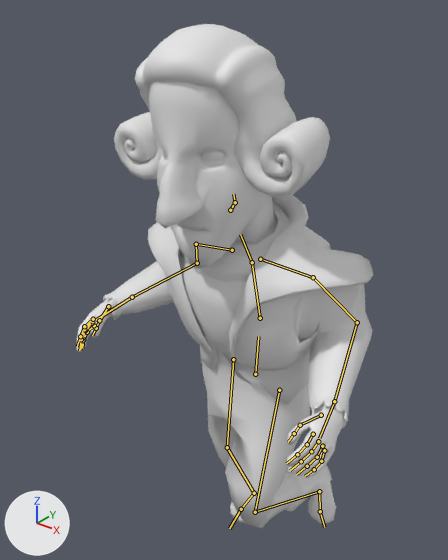
The FBX model Assets/Models/pasquale.fbx, before and after one commit.
Before and after are seen from a camera (50 mm lens) standing at (3.76, -5.44, 7.63) and looking at (-0.4, -0.25, 4.41). The axes (+X, +Y, +Z) are drawn at lower left. The lights are the same throughout. Both versions are drawn at frame 1 of the action 'root|h_RUNTOREMAP'; the numbers are the values there. The bones that bend it are drawn over the model as lines. Materials are left out; every surface is plain grey.

Names of what the first picture shows: 'LOW'.
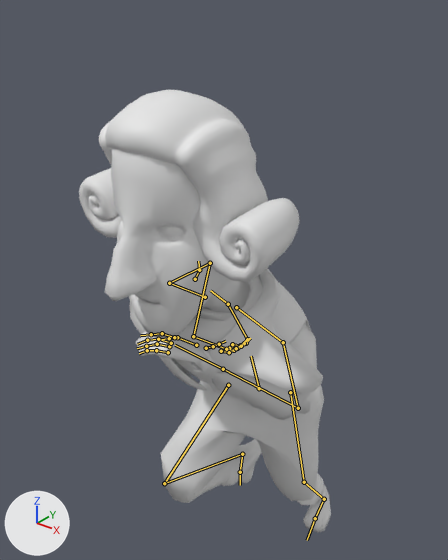
Pixel boxes (x1, y1, x2, y2) of what changed, in the pictures (448 x 560 px):
```json
{"object": "LOW", "change": "posed", "before": [76, 24, 373, 528], "after": [79, 90, 331, 533], "on screen": "15% narrower, 12% shorter"}
{"object": "LOW.001", "change": "now drawn", "after": [129, 268, 323, 414]}
{"bone": "root.x", "before": "(255, 374) to (258, 336)", "after": "(259, 388) to (251, 356)"}
{"bone": "thigh_stretch.l", "before": "(279, 390) to (255, 512)", "after": "(290, 392) to (304, 482)"}
{"bone": "leg_stretch.l", "before": "(255, 512) to (319, 491)", "after": "(304, 482) to (324, 499)"}
{"bone": "foot.l", "before": "(319, 491) to (320, 511)", "after": "(324, 499) to (315, 518)"}
{"bone": "thigh_stretch.r", "before": "(233, 359) to (227, 447)", "after": "(228, 385) to (164, 483)"}
{"bone": "leg_stretch.r", "before": "(227, 447) to (254, 493)", "after": "(164, 483) to (242, 454)"}
{"bone": "foot.r", "before": "(254, 493) to (241, 509)", "after": "(242, 454) to (240, 472)"}
{"bone": "spine_01.x", "before": "(260, 318) to (252, 262)", "after": "(247, 339) to (228, 304)"}
{"bone": "neck.x", "before": "(230, 210) to (235, 202)", "after": "(195, 279) to (199, 270)"}
{"bone": "head.x", "before": "(235, 202) to (233, 194)", "after": "(199, 270) to (198, 261)"}
{"bone": "shoulder.r", "before": "(232, 250) to (196, 244)", "after": "(205, 297) to (169, 283)"}
{"bone": "arm_stretch.r", "before": "(196, 244) to (197, 263)", "after": "(169, 283) to (210, 263)"}
{"bone": "forearm_stretch.r", "before": "(197, 263) to (132, 297)", "after": "(210, 263) to (193, 336)"}
{"bone": "hand.r", "before": "(132, 297) to (95, 320)", "after": "(193, 336) to (224, 348)"}
{"bone": "shoulder.l", "before": "(260, 259) to (313, 277)", "after": "(236, 307) to (283, 342)"}
{"bone": "arm_stretch.l", "before": "(313, 277) to (357, 322)", "after": "(283, 342) to (298, 408)"}
{"bone": "forearm_stretch.l", "before": "(357, 322) to (334, 401)", "after": "(298, 408) to (223, 369)"}
{"bone": "hand.l", "before": "(334, 401) to (319, 438)", "after": "(223, 369) to (175, 345)"}
```

Scene script edits in JSON lines:
```json
{"block": "bone_root_x", "where": "bone_root_x = bpy.data.objects['root'].pose.bones['root.x']"}
{"op": "set", "path": "bone_root_x.location", "old": "(-2.0, -14.0, 25.0)", "new": "(3.0, -34.0, 21.0)"}
{"op": "set", "path": "bone_root_x.rotation_quaternion", "old": "(0.994, 0.065, -0.088, -0.023)", "new": "(0.971, 0.182, 0.137, 0.07)", "note": "degrees (8, -10, -3) -> degrees (23, 14, 11)"}
{"block": "bone_thigh_stretch_l", "where": "bone_thigh_stretch_l = bpy.data.objects['root'].pose.bones['thigh_stretch.l']  # child of 'root.x'"}
{"op": "set", "path": "bone_thigh_stretch_l.rotation_quaternion", "old": "(0.824, 0.2, -0.497, -0.183)", "new": "(0.861, 0.035, -0.499, -0.092)", "note": "degrees (50, -48, -49) -> degrees (17, -59, -22)"}
{"block": "bone_leg_stretch_l", "where": "bone_leg_stretch_l = bpy.data.objects['root'].pose.bones['leg_stretch.l']  # child of 'thigh_stretch.l'"}
{"op": "set", "path": "bone_leg_stretch_l.rotation_quaternion", "old": "(0.693, 0.033, 0.009, 0.72)", "new": "(0.953, 0.025, 0.023, 0.302)", "note": "degrees (3, -2, 92) -> degrees (4, 2, 35)"}
{"block": "bone_foot_l", "where": "bone_foot_l = bpy.data.objects['root'].pose.bones['foot.l']  # child of 'leg_stretch.l'"}
{"op": "set", "path": "bone_foot_l.rotation_quaternion", "old": "(0.895, 0.038, 0.214, -0.389)", "new": "(0.798, 0.25, 0.07, -0.543)", "note": "degrees (-6, 24, -48) -> degrees (20, 23, -64)"}
{"block": "bone_thigh_stretch_r", "where": "bone_thigh_stretch_r = bpy.data.objects['root'].pose.bones['thigh_stretch.r']  # child of 'root.x'"}
{"op": "set", "path": "bone_thigh_stretch_r.rotation_quaternion", "old": "(0.901, 0.039, 0.431, 0.02)", "new": "(0.68, 0.371, 0.532, 0.342)", "note": "degrees (8, 51, 6) -> degrees (80, 28, 77)"}
{"block": "bone_leg_stretch_r", "where": "bone_leg_stretch_r = bpy.data.objects['root'].pose.bones['leg_stretch.r']  # child of 'thigh_stretch.r'"}
{"op": "set", "path": "bone_leg_stretch_r.rotation_quaternion", "old": "(0.98, -0.013, 0.014, -0.197)", "new": "(0.56, -0.019, 0.001, -0.828)", "note": "degrees (-2, 1, -23) -> degrees (-1, -2, -112)"}
{"block": "bone_foot_r", "where": "bone_foot_r = bpy.data.objects['root'].pose.bones['foot.r']  # child of 'leg_stretch.r'"}
{"op": "set", "path": "bone_foot_r.rotation_quaternion", "old": "(0.853, 0.202, -0.079, 0.474)", "new": "(0.825, 0.179, -0.327, 0.424)", "note": "degrees (17, -19, 55) -> degrees (1, -44, 54)"}
{"block": "bone_spine_01_x", "where": "bone_spine_01_x = bpy.data.objects['root'].pose.bones['spine_01.x']  # child of 'root.x'"}
{"op": "set", "path": "bone_spine_01_x.rotation_quaternion", "old": "(0.995, 0.081, 0.064, 0.012)", "new": "(0.982, 0.141, -0.122, -0.032)", "note": "degrees (9, 7, 2) -> degrees (17, -13, -6)"}
{"block": "bone_neck_x", "where": "bone_neck_x = bpy.data.objects['root'].pose.bones['neck.x']  # child of 'spine_02.x'"}
{"op": "set", "path": "bone_neck_x.rotation_quaternion", "old": "(0.998, 0.034, 0.011, 0.042)", "new": "(0.998, -0.054, 0.017, -0.017)", "note": "degrees (4, 1, 5) -> degrees (-6, 2, -2)"}
{"block": "bone_head_x", "where": "bone_head_x = bpy.data.objects['root'].pose.bones['head.x']  # child of 'neck.x'"}
{"op": "set", "path": "bone_head_x.rotation_quaternion", "old": "(0.994, -0.103, 0.023, 0.008)", "new": "(0.976, -0.213, -0.031, 0.041)", "note": "degrees (-12, 3, 1) -> degrees (-25, -2, 5)"}
{"block": "bone_shoulder_r", "where": "bone_shoulder_r = bpy.data.objects['root'].pose.bones['shoulder.r']  # child of 'spine_02.x'"}
{"op": "set", "path": "bone_shoulder_r.rotation_quaternion", "old": "(0.995, 0.086, -0.039, -0.008)", "new": "(0.993, 0.106, -0.011, 0.044)", "note": "degrees (10, -4, -1) -> degrees (12, -2, 5)"}
{"block": "bone_arm_stretch_r", "where": "bone_arm_stretch_r = bpy.data.objects['root'].pose.bones['arm_stretch.r']  # child of 'shoulder.r'"}
{"op": "set", "path": "bone_arm_stretch_r.rotation_quaternion", "old": "(0.923, 0.278, 0.185, 0.189)", "new": "(0.795, 0.463, -0.2, 0.336)", "note": "degrees (37, 14, 28) -> degrees (51, -39, 27)"}
{"block": "bone_forearm_stretch_r", "where": "bone_forearm_stretch_r = bpy.data.objects['root'].pose.bones['forearm_stretch.r']  # child of 'arm_stretch.r'"}
{"op": "set", "path": "bone_forearm_stretch_r.rotation_quaternion", "old": "(0.817, 0.039, -0.142, -0.558)", "new": "(0.84, 0.048, -0.065, -0.536)", "note": "degrees (13, -11, -70) -> degrees (9, -3, -65)"}
{"block": "bone_hand_r", "where": "bone_hand_r = bpy.data.objects['root'].pose.bones['hand.r']  # child of 'forearm_stretch.r'"}
{"op": "set", "path": "bone_hand_r.rotation_quaternion", "old": "(0.968, 0.062, 0.241, 0.021)", "new": "(0.692, -0.683, 0.235, -0.007)", "note": "degrees (8, 28, 5) -> degrees (-93, 18, -20)"}
{"block": "bone_shoulder_l", "where": "bone_shoulder_l = bpy.data.objects['root'].pose.bones['shoulder.l']  # child of 'spine_02.x'"}
{"op": "set", "path": "bone_shoulder_l.rotation_quaternion", "old": "(0.989, 0.118, 0.036, -0.079)", "new": "(0.979, 0.157, 0.029, 0.13)", "note": "degrees (13, 5, -9) -> degrees (18, 1, 15)"}
{"block": "bone_arm_stretch_l", "where": "bone_arm_stretch_l = bpy.data.objects['root'].pose.bones['arm_stretch.l']  # child of 'shoulder.l'"}
{"op": "set", "path": "bone_arm_stretch_l.rotation_quaternion", "old": "(0.897, 0.326, -0.259, -0.15)", "new": "(0.911, 0.317, -0.101, 0.246)", "note": "degrees (45, -22, -28) -> degrees (34, -20, 24)"}
{"block": "bone_forearm_stretch_l", "where": "bone_forearm_stretch_l = bpy.data.objects['root'].pose.bones['forearm_stretch.l']  # child of 'arm_stretch.l'"}
{"op": "set", "path": "bone_forearm_stretch_l.rotation_quaternion", "old": "(0.85, 0.214, 0.212, 0.431)", "new": "(0.633, 0.068, 0.093, 0.765)", "note": "degrees (34, 10, 57) -> degrees (13, 1, 101)"}
{"block": "bone_hand_l", "where": "bone_hand_l = bpy.data.objects['root'].pose.bones['hand.l']  # child of 'forearm_stretch.l'"}
{"op": "set", "path": "bone_hand_l.rotation_quaternion", "old": "(0.947, 0.195, -0.2, -0.16)", "new": "(0.949, -0.124, 0.289, -0.013)", "note": "degrees (27, -18, -24) -> degrees (-17, 33, -7)"}
```
